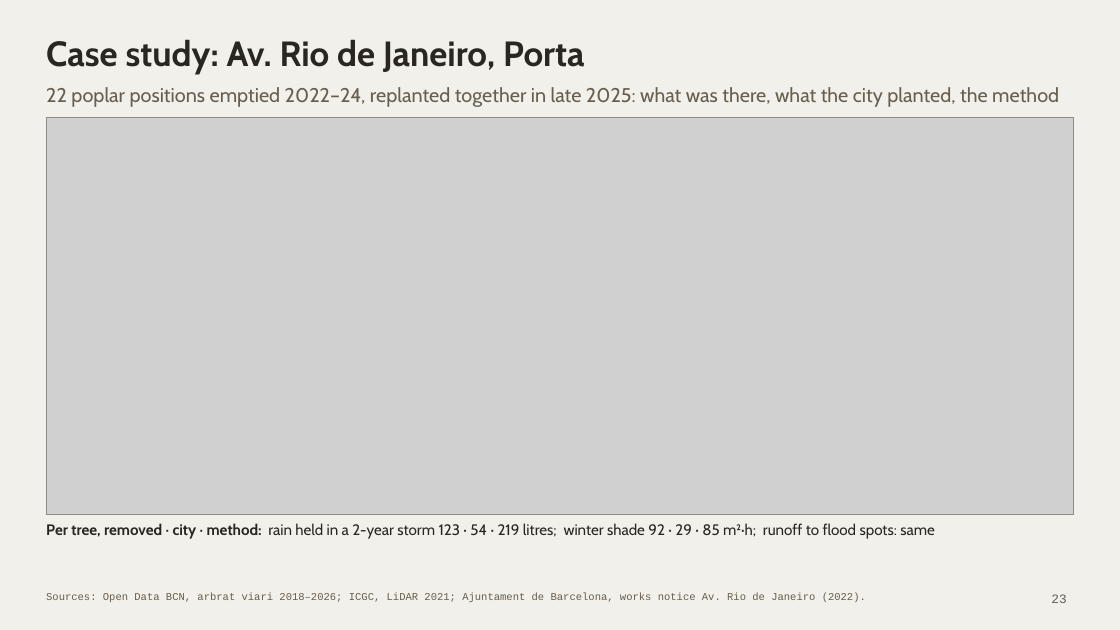
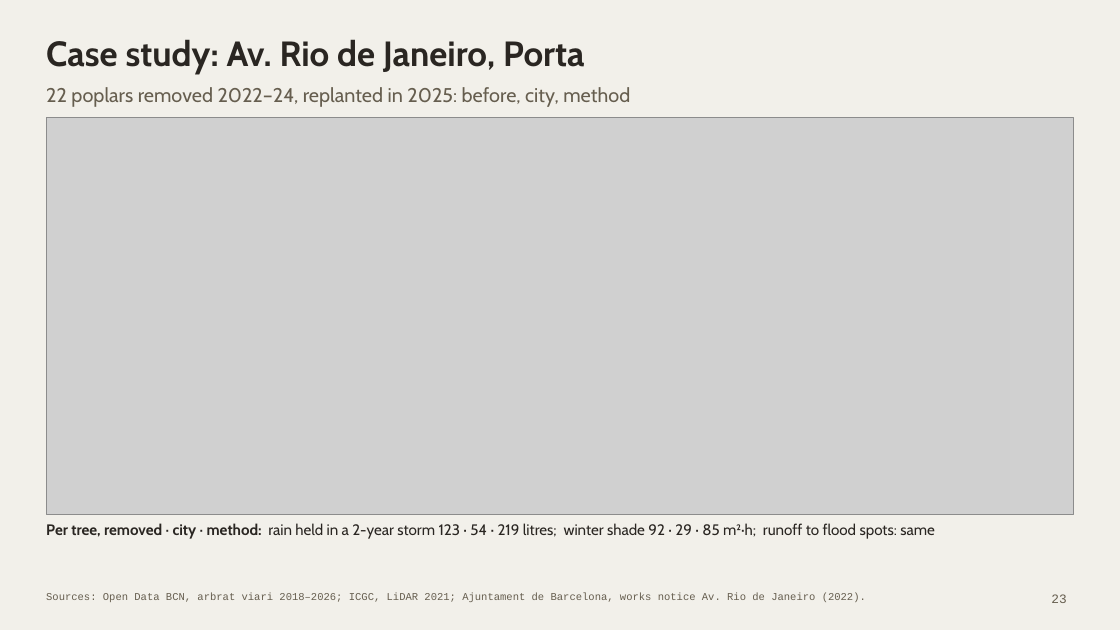
Before and after one commit to giofox96/shade-and-sponge, a slide deck: slide 23 of slides/midterm/shade_and_sponge_midterm_pechakucha.pptx. Drawn at 1120x630 pixels with LibreOffice and Linux fonts; fonts in the diff are those of the drawing; grey boxes stand for pictures. Boxes give left, top, right and bottom in pixels: in the first picture for what was removed or moved away, otherwise in the second. Text is boxed around its words. In the diff, an @@ line names an element or a change of style, - is before the commit and + after.

```diff
--- a/slides/midterm/shade_and_sponge_midterm_pechakucha.pptx
+++ b/slides/midterm/shade_and_sponge_midterm_pechakucha.pptx
@@ text at (46,87,630,107): text changed @@
-22 poplar positions emptied 2022–24, replanted together in late 2025: what was there, what the city planted, the method
+22 poplars removed 2022–24, replanted in 2025: before, city, method
```
Also in this commit, not shown: 1 other file.
